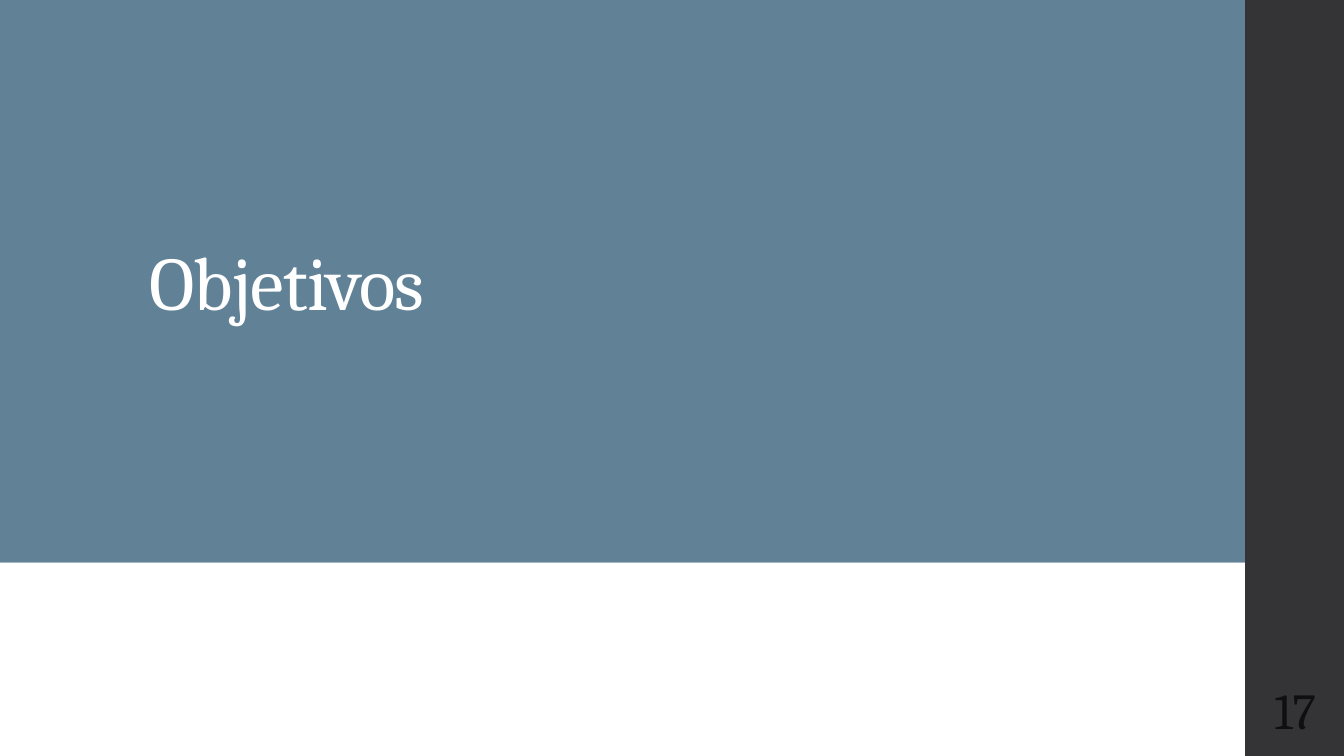
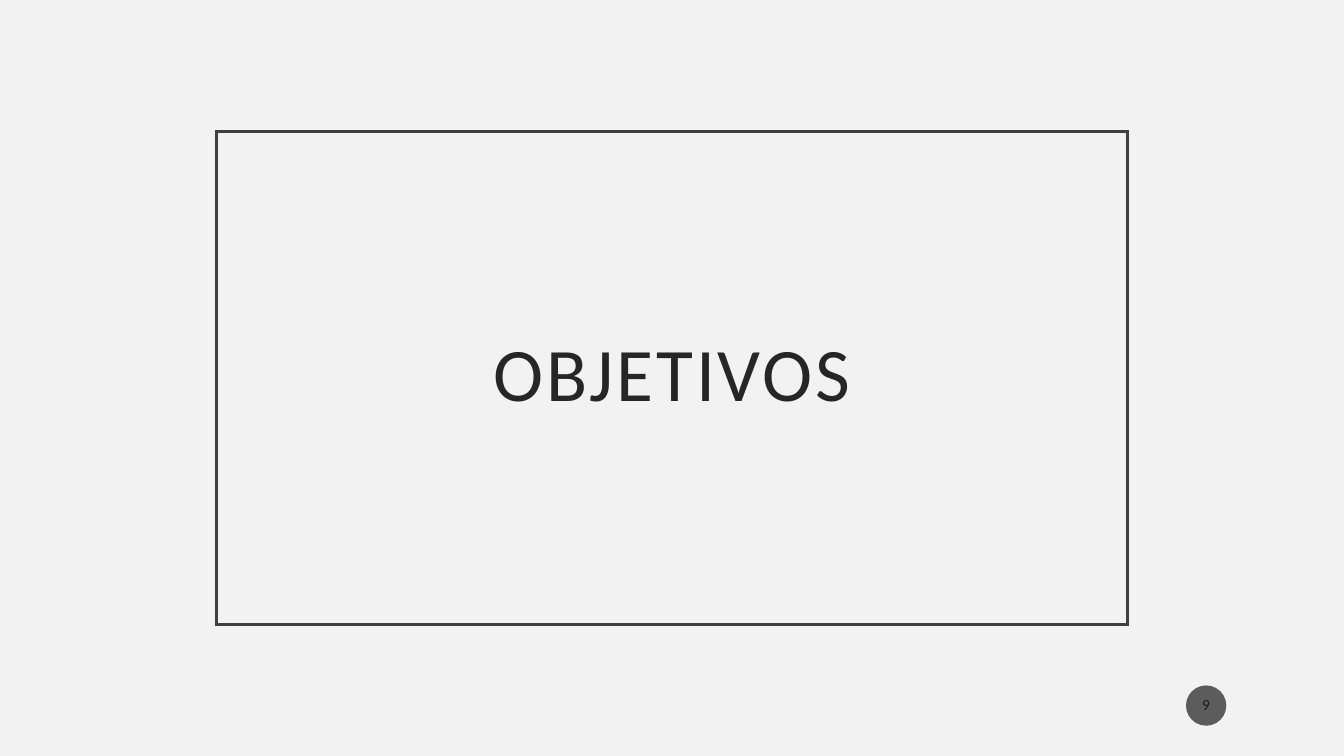
Before and after one commit to Osw1997/Proyecto-Terminal-1, a slide deck: slide 9 of Final/Presentacion.pptx (slide 17 before the commit). Drawn at 1344x756 pixels with LibreOffice and Linux fonts; fonts in the diff are those of the drawing. Boxes give left, top, right and bottom in pixels: in the first picture for what was removed or moved away, otherwise in the second. Text is boxed around its words. In the diff, an @@ line names an element or a change of style, - is before the commit and + after.

```diff
--- a/Final/Presentacion.pptx
+++ b/Final/Presentacion.pptx
@@ background #FFFFFF to #F2F2F2 @@
@@ rectangle removed at (0,0,50,756) @@
@@ rectangle removed at (0,0,1245,756) @@
@@ rectangle removed at (0,0,1245,564) @@
@@ rectangle removed at (1245,0,1344,756) @@
@@ title "OBJETIVOS": place and size @@
-title "OBJETIVOS" at (149,257,424,326)
+title "OBJETIVOS" at (217,132,1128,625)
@@ title "OBJETIVOS" at (217,132,1128,625): outline none to #404040 2.5 pt @@
@@ title at (493,352,850,402): text changed; font Cambria to Calibri; text colour #FFFFFF to #262626 @@
-Objetivos
+OBJETIVOS
@@ rectangle removed at (0,563,1245,756) @@
@@ page number added at (1187,686,1227,726), fill #1D1D1D at 70% opacity, 11 pt, text #000000 at 70% opacity @@
+9
@@ page number removed at (1274,677,1316,743) @@
-17
```
Also in this commit, not shown: 22 other slides changed, 3 slides added, 4 slides removed.
